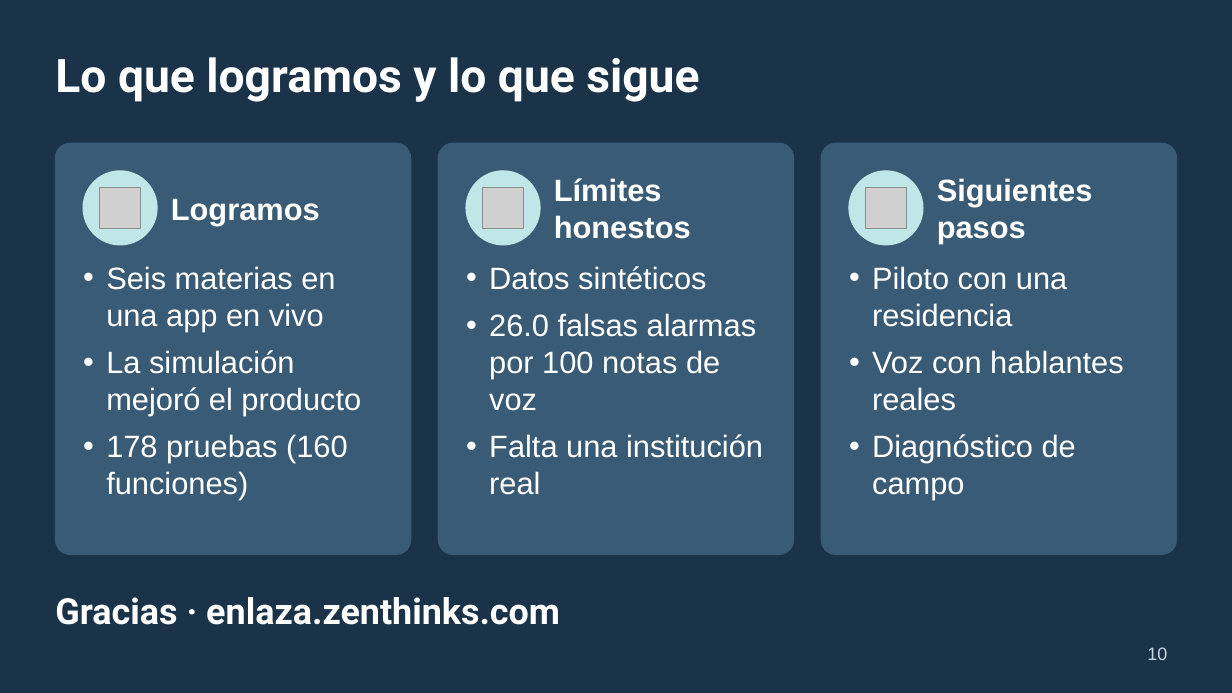
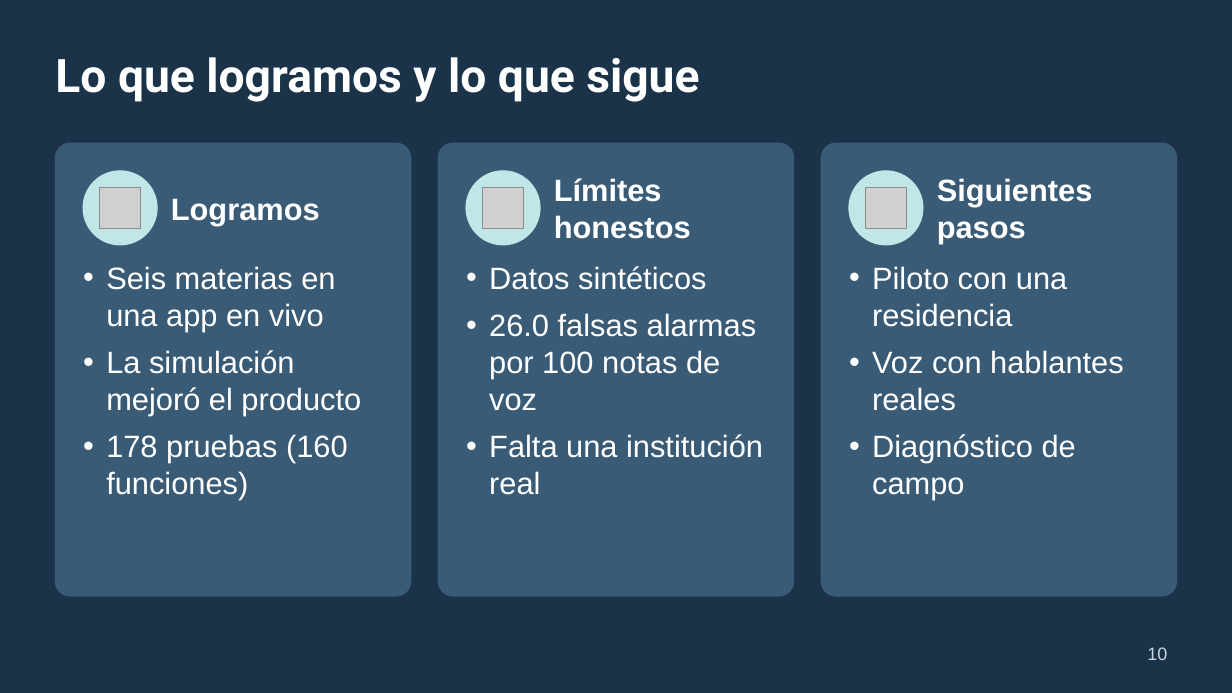
Before and after one commit to daviddzd/vela, a slide deck: slide 10 of docs/presentacion/enlaza_coloquio.pptx. Drawn at 1232x693 pixels with LibreOffice and Linux fonts; fonts in the diff are those of the drawing; grey boxes stand for pictures. Boxes give left, top, right and bottom in pixels: in the first picture for what was removed or moved away, otherwise in the second. Text is boxed around its words. In the diff, an @@ line names an element or a change of style, - is before the commit and + after.

```diff
--- a/docs/presentacion/enlaza_coloquio.pptx
+++ b/docs/presentacion/enlaza_coloquio.pptx
@@ rounded rectangle: place and size @@
-rounded rectangle at <box>55,143,410,555</box>
+rounded rectangle at <box>55,143,410,596</box>
@@ rounded rectangle: place and size @@
-rounded rectangle at <box>438,143,793,555</box>
+rounded rectangle at <box>438,143,793,596</box>
@@ rounded rectangle: place and size @@
-rounded rectangle at <box>822,143,1177,555</box>
+rounded rectangle at <box>822,143,1177,596</box>
@@ text removed at <box>55,597,560,625</box> @@
-Gracias · enlaza.zenthinks.com
```
Also in this commit, not shown: 3 other slides changed, 1 slide added, 11 other files.
